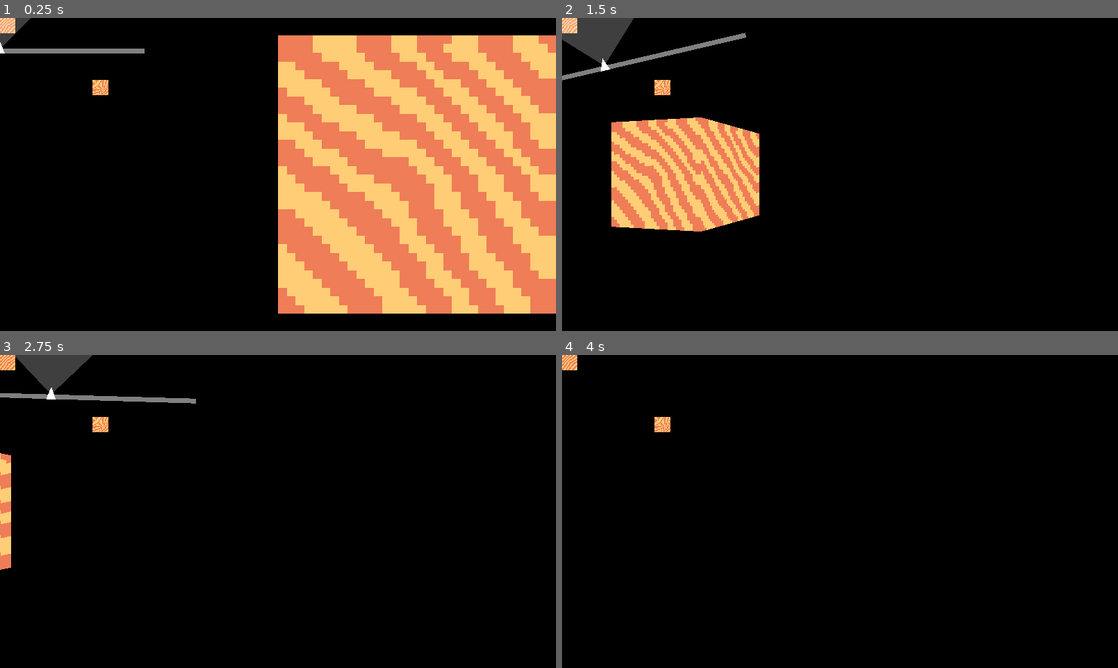
Above: before the commit, frames 1-4 (two rows, left to right).
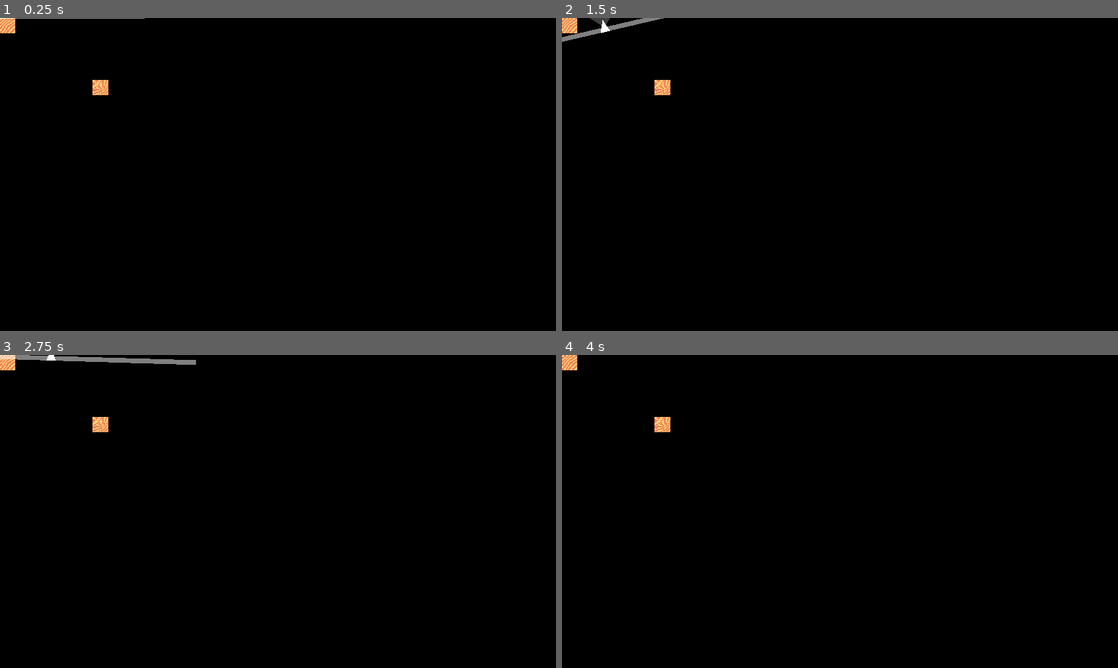
Above: after the commit, the same moments.

Repository: neclor/candy-raiser-godot
Game: Godot game, scene res://game/arenas/arena_0/arena_0.tscn
Same seed, same stepped clock (60 frames per second), same inputs: the game is played once before the commit and once after it.
Inputs (mouse positions are in pixels of both pictures, inside the frame that each line leads up to):
- Up to frame 1 (0.25 s): no input
- Up to frame 2 (1.5 s): tap Enter at 0.5 s; move the mouse to (962, 158) at 0.52 s; hold D (move_right) 0.53-1.28 s; hold X (camera_off) 0.53-1.28 s; move the mouse to (728, 190) at 1.27 s; hold S (move_down) from 1.28 s (still down); tap Z (camera_on) at 1.35 s
- Up to frame 3 (2.75 s): move the mouse to (289, 505) at 2.02 s; release S (move_down) at 2.03 s; hold W (move_up) from 2.03 s (still down); hold X (camera_off) from 2.03 s (still down)
- Up to frame 4 (4 s): keep holding W (move_up); move the mouse to (812, 574) at 2.77 s; release X (camera_off) at 2.78 s; tap Z (camera_on) at 2.85 s; move the mouse to (878, 514) at 3.52 s; hold X (camera_off) from 3.53 s (still down)

The runs differ from the first frame. In frame 1, 45% of the frame differs, in the area x 0-100%, y 0-95%; in frame 2, 11%; in frame 3, 2.5%; in frame 4, nothing differs.

Commit message:
ref

Diff:
--- a/game/arenas/arena_0/arena_0.tscn
+++ b/game/arenas/arena_0/arena_0.tscn
@@ -5,16 +5,10 @@
 [ext_resource type="PackedScene" uid="uid://iu3xr4g0pu8f" path="res://game/entities/enemies/base_enemy/base_enemy.tscn" id="3_bv6ha"]
 
 [node name="Arena0" instance=ExtResource("1_xv33w")]
-visible = true
 
-[node name="TileMap" parent="." index="0"]
+[node name="EnemyContainer#BaseEnemy" parent="." index="0" instance=ExtResource("3_bv6ha")]
+position = Vector2(273, 114)
+
+[node name="TileMap" parent="." index="1"]
 tile_set = ExtResource("2_oy0we")
-layer_0/name = "Floor"
-layer_1/name = "Walls"
-layer_1/tile_data = PackedInt32Array(0, 0, 0, 262150, 65536, 0)
-
-[node name="Player" parent="." index="1"]
-position = Vector2(0, 64)
-
-[node name="BaseEnemy" parent="EnemyContainer" index="0" instance=ExtResource("3_bv6ha")]
-position = Vector2(273, 114)
+layer_0/tile_data = PackedInt32Array(0, 0, 0, 262150, 65536, 0)
--- a/game/arenas/base_arena/base_arena.gd
+++ b/game/arenas/base_arena/base_arena.gd
@@ -2,8 +2,9 @@
 extends Node2D
 
 
-@onready var player = $Player
-@onready var enemy_container = $EnemyContainer
+@onready var player = $ObjectsContainer/Player
+@onready var objects_container = $ObjectsContainer
+
 @onready var tile_map = $TileMap
 @onready var cell_size = tile_map.tile_set.tile_size
 
@@ -11,16 +12,11 @@
 var arena_height := 32
 
 
-var roofs : Array
 var walls : Array
-var floors : Array
 
 
 func _ready():
-	floors = get_floors()
 	walls = get_walls()
-	#walls = [walls[0]]
-	update_screen()
 
 
 func _process(_delta):
@@ -28,24 +24,19 @@
 
 
 func update_screen():
-	var player_coord := Vector4(player.position.x, player.position.y, player.position_z + player.height, player.rotation)
-	#Screen.set_floor(player_info, floors)
-	Screen.set_walls(player_coord, walls)
+	Screen.camera_position = Vector4(player.position.x, player.position.y, player.position_z + player.height, player.rotation)
+	Screen.screen_polygons = []
+
+	Screen.set_walls(walls)
+	#Screen.set_objects(objects_container.get_children())
 	Screen.queue_redraw()
 
 
-func get_floors():
-	var new_floors := []
+func get_walls():
+	Wall3D.textures = {}
+	var new_walls := []
+
 	var tiles = get_tiles(0)
-	for tile in tiles:
-		var floor = Polygon3D.new(tile[0], tile[1])
-		floors.append(floor)
-	return new_floors
-
-
-func get_walls():
-	var new_walls := []
-	var tiles = get_tiles(1)
 	for tile in tiles:
 		var points_amount = tile[0].size()
 		for i in points_amount:
@@ -56,26 +47,15 @@
 
 			var points = PackedVector3Array([point_00, point_10, point_11, point_01])
 
-			var wall = Polygon3D.new(points, tile[1])
+			var wall = Wall3D.new(points, tile[1])
 			new_walls.append(wall)
+
 	return new_walls
-
-
-func get_roofs():
-	var new_roofs := []
-	var tiles = get_tiles(2)
-	for tile in tiles:
-		var points := []
-		var points_amount = tile[0].size()
-		for i in points_amount:
-			points.append(tile[0][i] + Vector3(0, 0, arena_height))
-		var roof = Polygon3D.new(points, tile[1])
-		roofs.append(roof)
-	return new_roofs
 
 
 func get_tiles(layer : int):
 	var tiles := []
+
 	for cell in tile_map.get_used_cells(layer):
 		var texture_key = get_texture_key(layer, cell)
 
@@ -88,6 +68,7 @@
 
 		var tile := [points, texture_key]
 		tiles.append(tile)
+
 	return tiles
 
 
@@ -97,9 +78,9 @@
 
 	var texture_key = str(source_id) + "_" + str(cell_atlas_coords)
 
-	if not Polygon3D.textures.has(texture_key):
+	if not Wall3D.textures.has(texture_key):
 		var source = tile_map.tile_set.get_source(source_id)
 		var texture = ImageTexture.create_from_image(source.texture.get_image().get_region(source.get_tile_texture_region(cell_atlas_coords)))
-		Polygon3D.textures[texture_key] = texture
+		Wall3D.textures[texture_key] = texture
 
 	return texture_key
--- a/game/arenas/base_arena/base_arena.tscn
+++ b/game/arenas/base_arena/base_arena.tscn
@@ -6,13 +6,12 @@
 [sub_resource type="TileSet" id="TileSet_3b2vo"]
 
 [node name="BaseArena" type="Node2D"]
-visible = false
 script = ExtResource("1_kx0y4")
 
 [node name="TileMap" type="TileMap" parent="."]
 tile_set = SubResource("TileSet_3b2vo")
 format = 2
 
-[node name="Player" parent="." instance=ExtResource("2_3s4vn")]
+[node name="ObjectsContainer" type="Node2D" parent="."]
 
-[node name="EnemyContainer" type="Node2D" parent="."]
+[node name="Player" parent="ObjectsContainer" instance=ExtResource("2_3s4vn")]
--- a/game/arenas/components/polygon_3d/polygon_3d.gd
+++ b/game/arenas/components/wall_3d/wall_3d.gd
@@ -1,4 +1,4 @@
-class_name Polygon3D
+class_name Wall3D
 
 
 static var textures := {}
--- a/game/entities/base_entity/base_entity.gd
+++ b/game/entities/base_entity/base_entity.gd
@@ -2,8 +2,12 @@
 extends CharacterBody2D
 
 
+@onready var sprite_2d = $Sprite2D
+
+
 var position_z := 0
 var height := 16
+var radius := 8
 
 
 var speed := 100
--- a/game/entities/base_entity/base_entity.tscn
+++ b/game/entities/base_entity/base_entity.tscn
@@ -1,11 +1,9 @@
-[gd_scene load_steps=4 format=3 uid="uid://diicrcyygya4f"]
+[gd_scene load_steps=3 format=3 uid="uid://diicrcyygya4f"]
 
 [ext_resource type="Script" path="res://game/entities/base_entity/base_entity.gd" id="1_4wf28"]
 
 [sub_resource type="CircleShape2D" id="CircleShape2D_f5hui"]
 radius = 8.0
-
-[sub_resource type="SpriteFrames" id="SpriteFrames_fbgv4"]
 
 [node name="BaseEntity" type="CharacterBody2D" groups=["entity"]]
 collision_layer = 8
@@ -15,5 +13,4 @@
 [node name="CollisionShape2D" type="CollisionShape2D" parent="."]
 shape = SubResource("CircleShape2D_f5hui")
 
-[node name="AnimatedSprite2D" type="AnimatedSprite2D" parent="."]
-sprite_frames = SubResource("SpriteFrames_fbgv4")
+[node name="Sprite2D" type="Sprite2D" parent="."]
--- a/game/entities/enemies/base_enemy/base_enemy.gd
+++ b/game/entities/enemies/base_enemy/base_enemy.gd
@@ -1,7 +1,4 @@
 extends Entity
-
-
-var radius := 16
 
 
 @onready var player = get_parent().get_node_or_null("Player")
@@ -57,7 +54,7 @@
 
 
 func _on_wait_timer_timeout():
-	move_vector = Vector2.RIGHT.rotated(randf_range(-PI, PI)) * wait_speed
+	move_vector = Vector2.RIGHT.rotated(randf_range(-PI, PI)) * wait_speed if move_vector == Vector2.ZERO else Vector2.ZERO
 
 
 func fight():
--- /dev/null
+++ b/game/objects/items/base_item/base_item.gd
@@ -0,0 +1,10 @@
+class_name Item
+extends Node2D
+
+
+@onready var sprite_2d = $Sprite2D
+
+
+var position_z := 0
+var height := 8
+var radius := 4
--- /dev/null
+++ b/game/objects/items/base_item/base_item.tscn
@@ -0,0 +1,16 @@
+[gd_scene load_steps=3 format=3 uid="uid://bc1htjtgogtnk"]
+
+[ext_resource type="Script" path="res://game/objects/items/base_item/base_item.gd" id="1_iemml"]
+
+[sub_resource type="CircleShape2D" id="CircleShape2D_e4ft6"]
+radius = 8.0
+
+[node name="BaseItem" type="Node2D"]
+script = ExtResource("1_iemml")
+
+[node name="Sprite2D" type="Sprite2D" parent="."]
+
+[node name="Area2D" type="Area2D" parent="."]
+
+[node name="CollisionShape2D" type="CollisionShape2D" parent="Area2D"]
+shape = SubResource("CircleShape2D_e4ft6")
--- /dev/null
+++ b/game/objects/projectiles/base_projectile/base_projectile.gd
@@ -0,0 +1,10 @@
+class_name Projectile
+extends CharacterBody2D
+
+
+@onready var sprite_2d = $Sprite2D
+
+
+var position_z := 4
+var height := 8
+var radius := 4
--- /dev/null
+++ b/game/objects/projectiles/base_projectile/base_projectile.tscn
@@ -0,0 +1,14 @@
+[gd_scene load_steps=3 format=3 uid="uid://b6vic8xxp4eh2"]
+
+[ext_resource type="Script" path="res://game/objects/projectiles/base_projectile/base_projectile.gd" id="1_iogck"]
+
+[sub_resource type="CircleShape2D" id="CircleShape2D_a3qpl"]
+radius = 4.0
+
+[node name="BaseProjectile" type="CharacterBody2D"]
+script = ExtResource("1_iogck")
+
+[node name="CollisionShape2D" type="CollisionShape2D" parent="."]
+shape = SubResource("CircleShape2D_a3qpl")
+
+[node name="Sprite2D" type="Sprite2D" parent="."]
--- a/game/screen/screen.gd
+++ b/game/screen/screen.gd
@@ -1,22 +1,20 @@
 extends Node2D
-
-
-var view_angle = PI / 2
-var vertical_angle = atan(9/16)
-var view_angle_factor : float
-
-var screen_size = Vector2(ProjectSettings.get_setting("display/window/size/viewport_width"), ProjectSettings.get_setting("display/window/size/viewport_height"))
-#var
-
-var polygons : Array
 
 
 var colors = PackedColorArray([Color.WHITE, Color.WHITE, Color.WHITE, Color.WHITE])
 var uvs  = PackedVector2Array([Vector2.ZERO, Vector2.DOWN, Vector2.ONE, Vector2.RIGHT])
 
 
-var floors_screen_polygons : Array
-var walls_screen_polygons : Array
+var screen_size = Vector2(ProjectSettings.get_setting("display/window/size/viewport_width"), ProjectSettings.get_setting("display/window/size/viewport_height"))
+var screen_ratio = screen_size.x / screen_size.y
+
+
+var view_angle = PI / 2
+var view_angle_factor : float
+
+
+var camera_position : Vector4
+var screen_polygons : Array
 
 
 func _ready():
@@ -28,87 +26,87 @@
 
 
 func set_view_angle(new_view_angle : float):
-	if PI / 3 <= new_view_angle and new_view_angle <= 2 * PI / 3:
-		view_angle = new_view_angle
-		update_screen_settings()
-
-
-func _process(_delta):
-	#queue_redraw()
-	pass
+	view_angle = clamp(new_view_angle, PI / 3, 2 * PI / 3)
+	update_screen_settings()
 
 
 func _draw():
-	for polygon in walls_screen_polygons:
-		draw_polygon(polygon.points, colors, uvs, Polygon3D.textures.get(polygon.texture_key))
-
-
-
-func set_floor(player_info : Dictionary, floors : Array):
-	pass
+	screen_polygons.sort_custom(func(polygon_0, polygon_1): return polygon_0.distance > polygon_1.distance)
+	for polygon in screen_polygons:
+		draw_polygon(polygon.points, colors, uvs, polygon.texture)
 
 
 
 
-func set_walls(player : Vector4, walls : Array):
-	walls_screen_polygons = get_screen_polygons(player, walls)
+
+#region
 
 
-func get_screen_polygons(player : Vector4, polygons_3d : Array):
-	var relative_polygons_3d = get_relative_polygons_3d(player, polygons_3d)
-	relative_polygons_3d.sort_custom(polygon_3d_distance_compare)
-	var screen_polygons = create_screen_polygons(relative_polygons_3d)
-	return screen_polygons
 
 
-func create_screen_polygons(relative_polygons_3d : Array):
-	var screen_polygons := []
-
-	for relative_polygon_3d in relative_polygons_3d:
-		var screen_polygon_points := PackedVector2Array([])
-
-		for point in relative_polygon_3d.points:
-			var y_coord = 1 if abs(point.y) < 1 else point.y
-			#print(relative_polygon_3d.points)
-			#print(y_coord)
-			#print(point.y)
-			#if y_coord
-			var horizontal_distance_ratio = point.x / -y_coord * view_angle_factor
-			var vertical_distance_ration = point.z / -y_coord * 16 / 9
-			var screen_point = Vector2(horizontal_distance_ratio + 1, 1 - vertical_distance_ration) * (screen_size / 2)
-			screen_polygon_points.append(screen_point)
 
 
-		var screen_polygon = ScreenPolygon.new(screen_polygon_points, relative_polygon_3d.texture_key)
-		screen_polygons.append(screen_polygon)
 
-	return screen_polygons
 
-func distance_to_polygon_3d(polygon_3d):
-	var distance := 0.0
-	for point in polygon_3d.points:
-		distance = max(distance, Vector2(point.x, point.y).length())
-	return distance
 
-func polygon_3d_distance_compare(polygon_3d_0, polygon_3d_1):
-	return distance_to_polygon_3d(polygon_3d_0) > distance_to_polygon_3d(polygon_3d_1)
 
-func get_relative_polygons_3d(player : Vector4, polygons_3d : Array):
-	var relative_polygons_3d := []
-	var player_camera_pos = Vector3(player.x, player.y, player.z)
 
-	for polygon_3d in polygons_3d:
+
+
+
+
+
+
+
+
+
+
+
+
+
+
+#region Walls
+func set_walls(walls : Array):
+	screen_polygons.append_array(create_screen_wall_polygons(get_relative_walls(walls)))
+
+
+func get_relative_walls(walls : Array):
+	var relative_walls := []
+
+	for wall in walls:
 		var relative_points := PackedVector3Array([])
-		var in_sight := false
+		var in_front := false
 
-		for point in polygon_3d.points:
-			var relative_point := Vector3(point - player_camera_pos).rotated(Vector3.BACK , -player.w)
+		for point in wall.points:
+			var relative_point = (point - Vector3(camera_position.x, camera_position.y, camera_position.z)).rotated(Vector3.BACK , -camera_position.w)
 			relative_points.append(relative_point)
 
-			var angle_to_point = Vector2(relative_point.x, relative_point.y).angle()
-			in_sight = in_sight or (-PI < angle_to_point and angle_to_point < 0)
-		if in_sight:
-			var relative_polygon_3d = Polygon3D.new(relative_points, polygon_3d.texture_key)
-			relative_polygons_3d.append(relative_polygon_3d)
+			in_front = in_front or sign(relative_point.y) < 0
 
-	return relative_polygons_3d
+		if in_front:
+			relative_walls.append(Wall3D.new(relative_points, wall.texture_key))
+
+	return relative_walls
+
+
+func create_screen_wall_polygons(relative_walls : Array):
+	var screen_wall_polygons := []
+
+	for relative_wall in relative_walls:
+		var screen_wall_polygon_points := PackedVector2Array([])
+
+		var max_distance := 0.0
+
+		for point in relative_wall.points:
+			max_distance = -point.y if max_distance < -point.y else max_distance
+
+			var horizontal_distance_ratio = point.x / -point.y * view_angle_factor
+			var vertical_distance_ration = point.z / -point.y * screen_ratio
+
+			screen_wall_polygon_points.append(Vector2(horizontal_distance_ratio + 1, 1 - vertical_distance_ration) * (screen_size / 2))
+
+		var screen_polygon = ScreenPolygon.new(screen_wall_polygon_points, max_distance, relative_wall.textures.get(relative_wall.texture_key))
+		screen_wall_polygons.append(screen_polygon)
+
+	return screen_wall_polygons
+#endregion
--- a/game/screen/screen_polygon.gd
+++ b/game/screen/screen_polygon.gd
@@ -2,12 +2,13 @@
 extends Node
 
 
-var texture_key : String
+var texture : ImageTexture
+var points : PackedVector2Array
+var distance : float
 
 
-var points : PackedVector2Array
-
-
-func _init(new_points, new_texture_key):
+func _init(new_points, new_distance, new_texture):
 	points = new_points
-	texture_key = new_texture_key
+	distance = new_distance
+	texture = new_texture
+	#texture_key = new_texture_key
--- a/project.godot
+++ b/project.godot
@@ -34,7 +34,9 @@
 "res://game/entities/": "purple",
 "res://game/entities/enemies/": "red",
 "res://game/entities/player/": "blue",
-"res://game/items/": "yellow",
+"res://game/objects/": "yellow",
+"res://game/objects/items/": "green",
+"res://game/objects/projectiles/": "red",
 "res://game/screen/": "orange",
 "res://resources/": "gray"
 }
